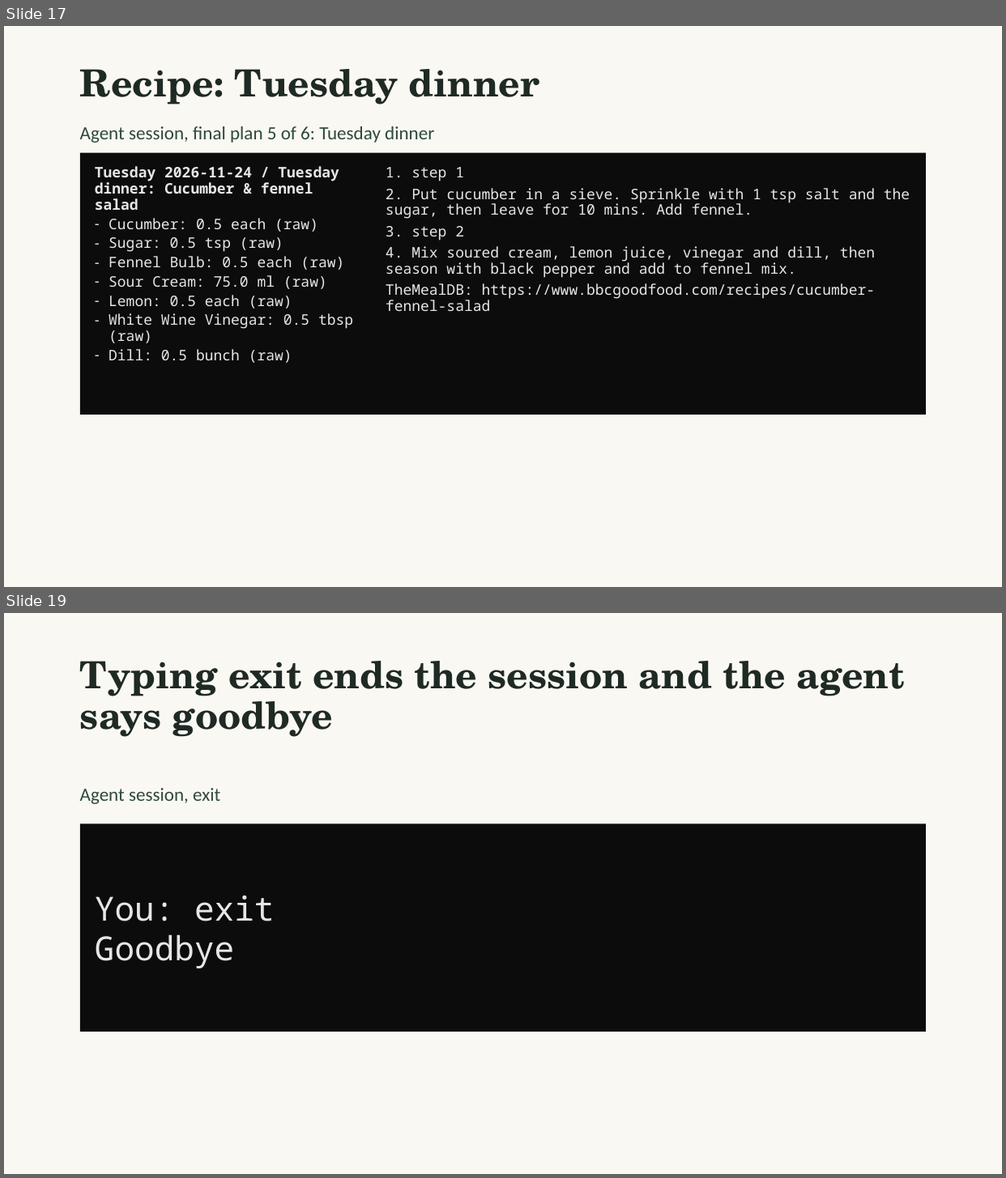
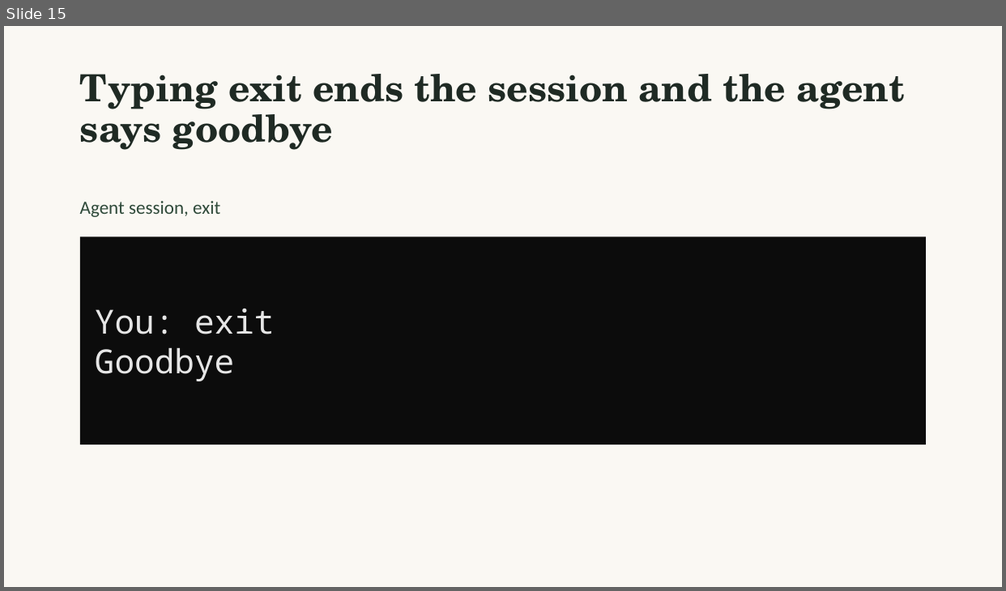
Before and after one commit to gabrieleguetta/ai-workshop-project, a slide deck: MVP-Presentation.pptx. Shown one above the other, each under a label of ours: slides 17 and 19 before the commit, slide 15 after it; the slides between them are not shown. The pictures are 1006x1178 and 1006x591 pixels, drawn with LibreOffice and Linux fonts; fonts in the diff are those of the drawing. Boxes give left, top, right and bottom in pixels: in the first picture for what was removed or moved away, otherwise in the second. Text is boxed around its words. In the diff, an @@ line names an element or a change of style, - is before the commit and + after.

```diff
--- a/MVP-Presentation.pptx
+++ b/MVP-Presentation.pptx
@@ slide 17 removed at (4, 26, 1002, 587), background #FAF8F3 @@
@@ title removed at (80, 69, 540, 105) @@
-Recipe: Tuesday dinner
@@ text removed at (80, 126, 434, 143) @@
-Agent session, final plan 5 of 6: Tuesday dinner
@@ rectangle removed at (80, 152, 927, 415) @@
@@ text removed at (95, 166, 353, 363) @@
-Tuesday 2026-11-24 / Tuesday dinner: Cucumber & fennel salad
-– Cucumber: 0.5 each (raw)
-– Sugar: 0.5 tsp (raw)
-– Fennel Bulb: 0.5 each (raw)
-– Sour Cream: 75.0 ml (raw)
-– Lemon: 0.5 each (raw)
-– White Wine Vinegar: 0.5 tbsp (raw)
-– Dill: 0.5 bunch (raw)
@@ text removed at (386, 167, 910, 311) @@
-1. step 1
-2. Put cucumber in a sieve. Sprinkle with 1 tsp salt and the sugar, then leave for 10 mins. Add fennel.
-3. step 2
-4. Mix soured cream, lemon juice, vinegar and dill, then season with black pepper and add to fennel mix.
-TheMealDB: https://www.bbcgoodfood.com/recipes/cucumber-fennel-salad
@@ what was slide 19 is now slide 15 @@
```
Also in this commit, not shown: 8 slides changed, 4 slides added, 7 other slides removed, 3 other files.
